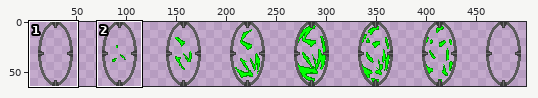
Two versions of one sprite sheet, robotwar/giantreplicator.png. Above, an overview of the earlier version with the close-up marked.
Close-up. Before:
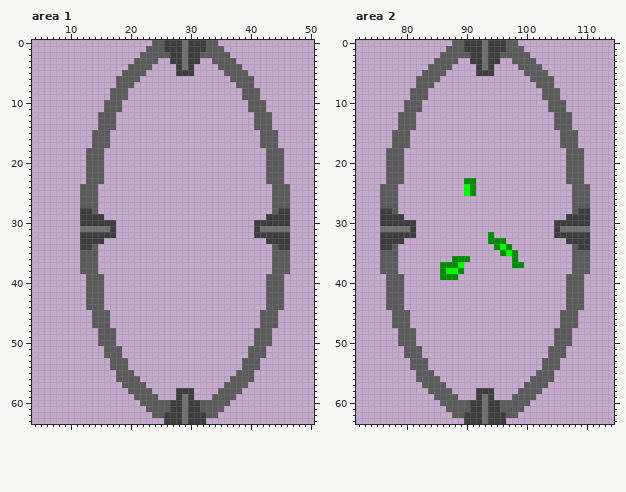
The file is 512x64 pixels. Shown: area 1: x 4..50, y 0..63; area 2: x 72..114, y 0..63. The wide view leaves out empty margins. The commit also changed other parts of the picture, which this record leaves out.
The result:
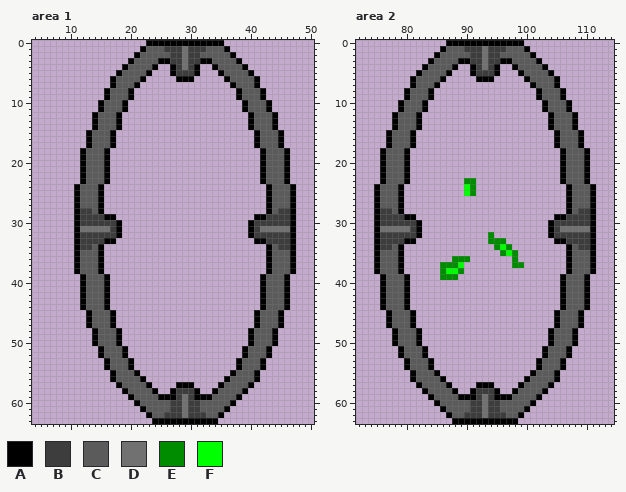
Palette (. is transparent): A #000000  B #3d3d3d  C #5b5b5b  D #717171  E #008c00  F #00ff00
The exact change:
Area 1:
y 0: x 23..35 .CCBBBDBBBCC. -> AAAAAAAAAAAAA
y 1: x 22 . -> A; x 36 . -> A
y 2: x 21 . -> A; x 37 . -> A
y 3: x 20 . -> A; x 25..26 .. -> AA; x 32..33 .. -> AA; x 38 . -> A
y 4: x 19 . -> A; x 24 . -> A; x 27 . -> A; x 31 . -> A; x 34 . -> A; x 39 . -> A
y 5: x 18 . -> A; x 23 . -> A; x 27 . -> A; x 31 . -> A; x 35 . -> A; x 40 . -> A
y 6: x 17 . -> A; x 22 . -> A; x 28..30 ... -> AAA; x 36 . -> A; x 41 . -> A
y 7: x 17 . -> A; x 21 . -> A; x 37 . -> A; x 41 . -> A
y 8..9: x 16 . -> A; x 20 . -> A; x 38 . -> A; x 42 . -> A
y 10..11: x 15 . -> A; x 19 . -> A; x 39 . -> A; x 43 . -> A
y 12..14: x 14 . -> A; x 18 . -> A; x 40 . -> A; x 44 . -> A
y 15..17: x 13 . -> A; x 17 . -> A; x 41 . -> A; x 45 . -> A
y 18..23: x 12 . -> A; x 16 . -> A; x 42 . -> A; x 46 . -> A
y 24..28: x 11 . -> A; x 15 . -> A; x 43 . -> A; x 47 . -> A
y 29: x 11 . -> A; x 16..17 .. -> AA; x 41..42 .. -> AA; x 47 . -> A
y 30..32: x 11 . -> A; x 18 . -> A; x 40 . -> A; x 47 . -> A
y 33: x 11 . -> A; x 16..17 .. -> AA; x 41..42 .. -> AA; x 47 . -> A
y 34..38: x 11 . -> A; x 15 . -> A; x 43 . -> A; x 47 . -> A
y 39..44: x 12 . -> A; x 16 . -> A; x 42 . -> A; x 46 . -> A
y 45..47: x 13 . -> A; x 17 . -> A; x 41 . -> A; x 45 . -> A
y 48..50: x 14 . -> A; x 18 . -> A; x 40 . -> A; x 44 . -> A
y 51..52: x 15 . -> A; x 19 . -> A; x 39 . -> A; x 43 . -> A
y 53..54: x 16 . -> A; x 20 . -> A; x 38 . -> A; x 42 . -> A
y 55: x 17 . -> A; x 21 . -> A; x 37 . -> A; x 41 . -> A
y 56: x 17 . -> A; x 22 . -> A; x 36 . -> A; x 41 . -> A
y 57: x 18 . -> A; x 23 . -> A; x 28..30 ... -> AAA; x 35 . -> A; x 40 . -> A
y 58: x 19 . -> A; x 24 . -> A; x 27 . -> A; x 31 . -> A; x 34 . -> A; x 39 . -> A
y 59: x 20 . -> A; x 25..27 ... -> AAA; x 31..33 ... -> AAA; x 38 . -> A
y 60: x 21 . -> A; x 37 . -> A
y 61: x 22 . -> A; x 36 . -> A
y 62: x 23 . -> A; x 35 . -> A
y 63: x 24..34 ..BBBDBBB.. -> AAAAAAAAAAA
Area 2:
y 0: x 87..99 .CCBBBDBBBCC. -> AAAAAAAAAAAAA
y 1: x 86 . -> A; x 100 . -> A
y 2: x 85 . -> A; x 101 . -> A
y 3: x 84 . -> A; x 89..90 .. -> AA; x 96..97 .. -> AA; x 102 . -> A
y 4: x 83 . -> A; x 88 . -> A; x 91 . -> A; x 95 . -> A; x 98 . -> A; x 103 . -> A
y 5: x 82 . -> A; x 87 . -> A; x 91 . -> A; x 95 . -> A; x 99 . -> A; x 104 . -> A
y 6: x 81 . -> A; x 86 . -> A; x 92..94 ... -> AAA; x 100 . -> A; x 105 . -> A
y 7: x 81 . -> A; x 85 . -> A; x 101 . -> A; x 105 . -> A
y 8..9: x 80 . -> A; x 84 . -> A; x 102 . -> A; x 106 . -> A
y 10..11: x 79 . -> A; x 83 . -> A; x 103 . -> A; x 107 . -> A
y 12..14: x 78 . -> A; x 82 . -> A; x 104 . -> A; x 108 . -> A
y 15..17: x 77 . -> A; x 81 . -> A; x 105 . -> A; x 109 . -> A
y 18..23: x 76 . -> A; x 80 . -> A; x 106 . -> A; x 110 . -> A
y 24..28: x 75 . -> A; x 79 . -> A; x 107 . -> A; x 111 . -> A
y 29: x 75 . -> A; x 80..81 .. -> AA; x 105..106 .. -> AA; x 111 . -> A
y 30..32: x 75 . -> A; x 82 . -> A; x 104 . -> A; x 111 . -> A
y 33: x 75 . -> A; x 80..81 .. -> AA; x 105..106 .. -> AA; x 111 . -> A
y 34..38: x 75 . -> A; x 79 . -> A; x 107 . -> A; x 111 . -> A
y 39..44: x 76 . -> A; x 80 . -> A; x 106 . -> A; x 110 . -> A
y 45..47: x 77 . -> A; x 81 . -> A; x 105 . -> A; x 109 . -> A
y 48..50: x 78 . -> A; x 82 . -> A; x 104 . -> A; x 108 . -> A
y 51..52: x 79 . -> A; x 83 . -> A; x 103 . -> A; x 107 . -> A
y 53..54: x 80 . -> A; x 84 . -> A; x 102 . -> A; x 106 . -> A
y 55: x 81 . -> A; x 85 . -> A; x 101 . -> A; x 105 . -> A
y 56: x 81 . -> A; x 86 . -> A; x 100 . -> A; x 105 . -> A
y 57: x 82 . -> A; x 87 . -> A; x 92..94 ... -> AAA; x 99 . -> A; x 104 . -> A
y 58: x 83 . -> A; x 88 . -> A; x 91 . -> A; x 95 . -> A; x 98 . -> A; x 103 . -> A
y 59: x 84 . -> A; x 89..91 ... -> AAA; x 95..97 ... -> AAA; x 102 . -> A
y 60: x 85 . -> A; x 101 . -> A
y 61: x 86 . -> A; x 100 . -> A
y 62: x 87 . -> A; x 99 . -> A
y 63: x 88..98 ..BBBDBBB.. -> AAAAAAAAAAA
